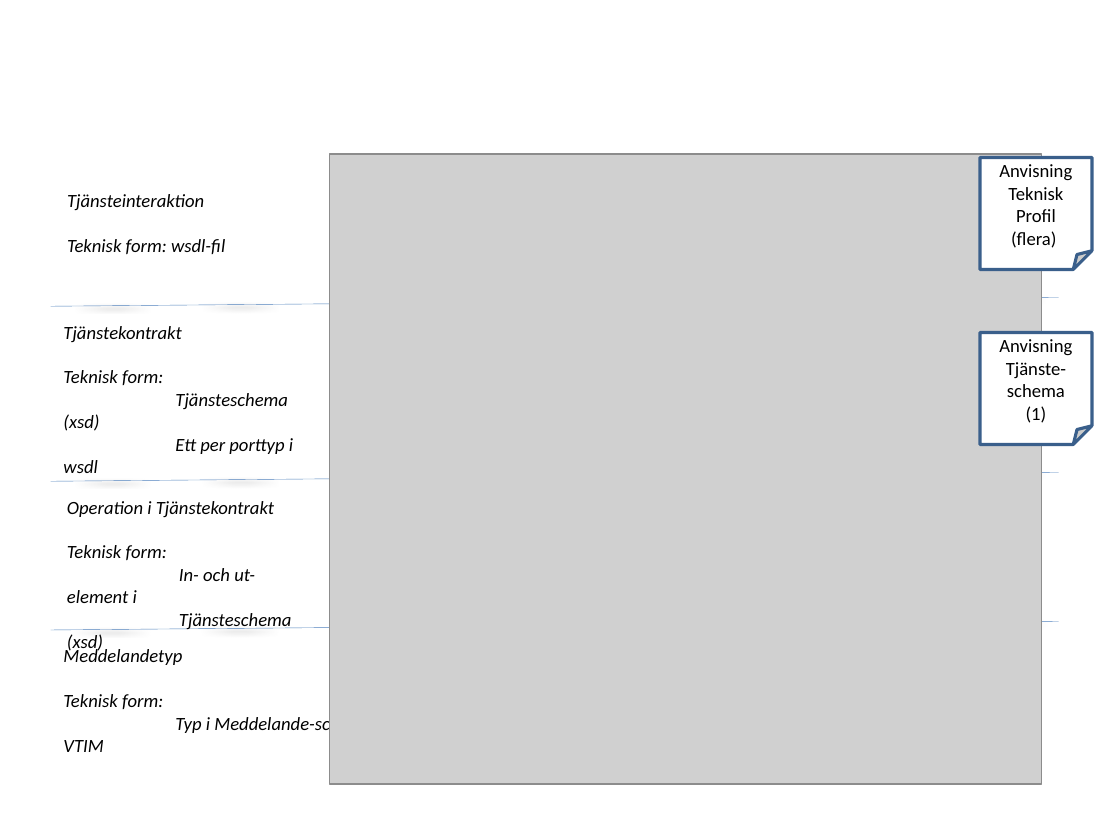
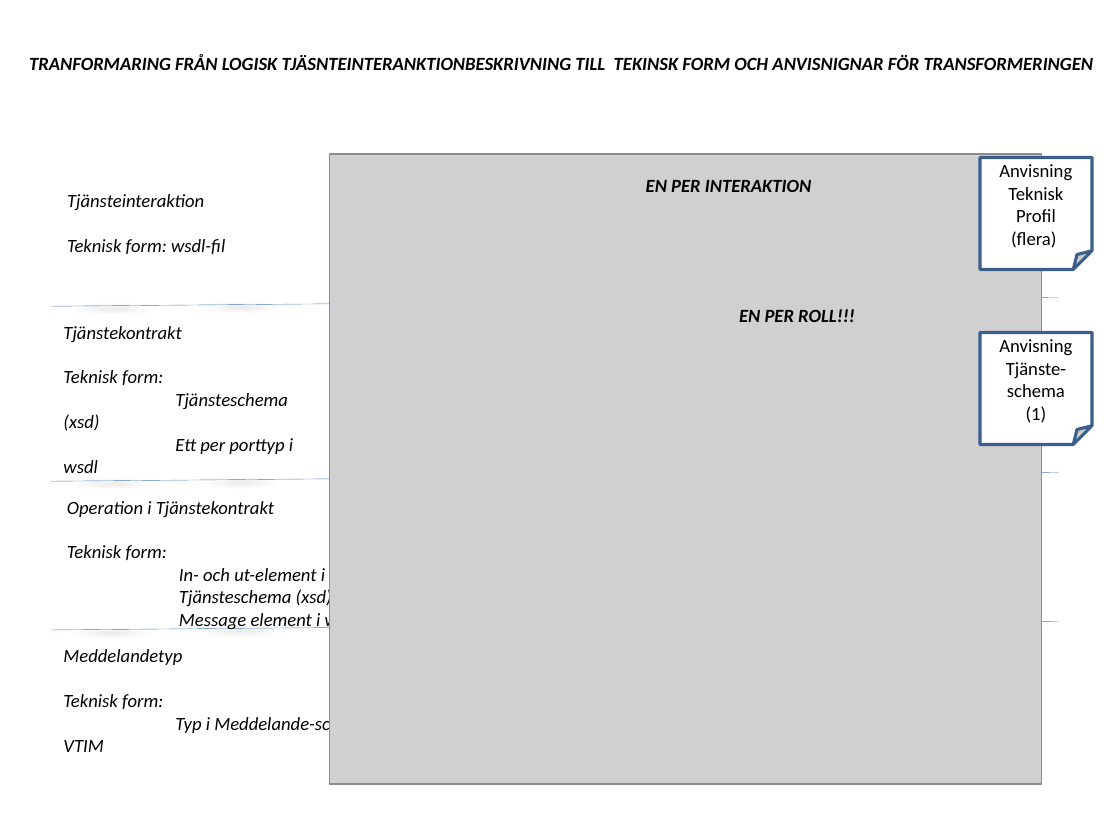
Before and after one commit to admstar/rivta, a slide deck: slide 2 of site/www/images/RIV-förvaltning, Illustrationer.pptx. Drawn at 1120x840 pixels with LibreOffice and Linux fonts; fonts in the diff are those of the drawing; grey boxes stand for pictures. Boxes give left, top, right and bottom in pixels: in the first picture for what was removed or moved away, otherwise in the second. Text is boxed around its words. In the diff, an @@ line names an element or a change of style, - is before the commit and + after.

```diff
--- a/site/www/images/RIV-förvaltning, Illustrationer.pptx
+++ b/site/www/images/RIV-förvaltning, Illustrationer.pptx
@@ text added at (29, 55, 1094, 70), 12 pt, text #000000, bold, italic @@
+TRANFORMARING FRÅN LOGISK TJÄSNTEINTERANKTIONBESKRIVNING TILL TEKINSK FORM OCH ANVISNIGNAR FÖR TRANSFORMERINGEN
@@ text added at (646, 180, 811, 192), 12 pt, text #000000, bold, italic @@
+EN PER INTERAKTION
@@ text added at (739, 309, 855, 322), 12 pt, text #000000, bold, italic @@
+EN PER ROLL!!!
@@ text at (179, 613, 320, 630): paragraph added @@
+Message element i wsdl
```
Also in this commit, not shown: 5 other files.
